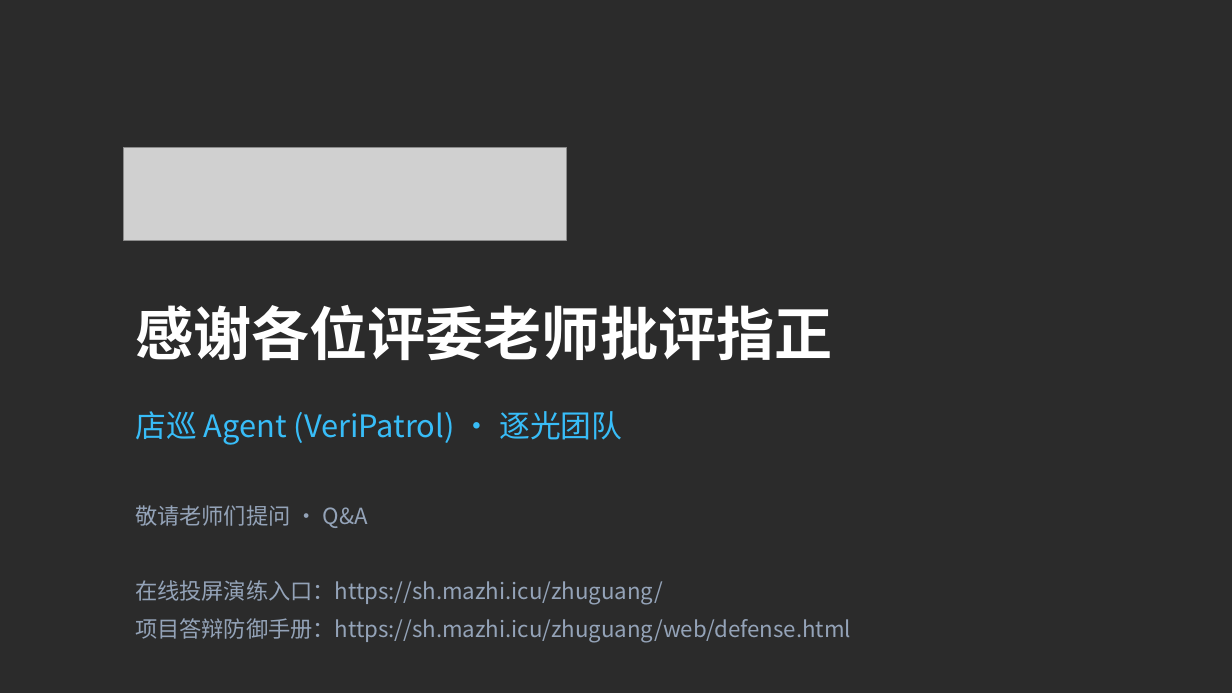
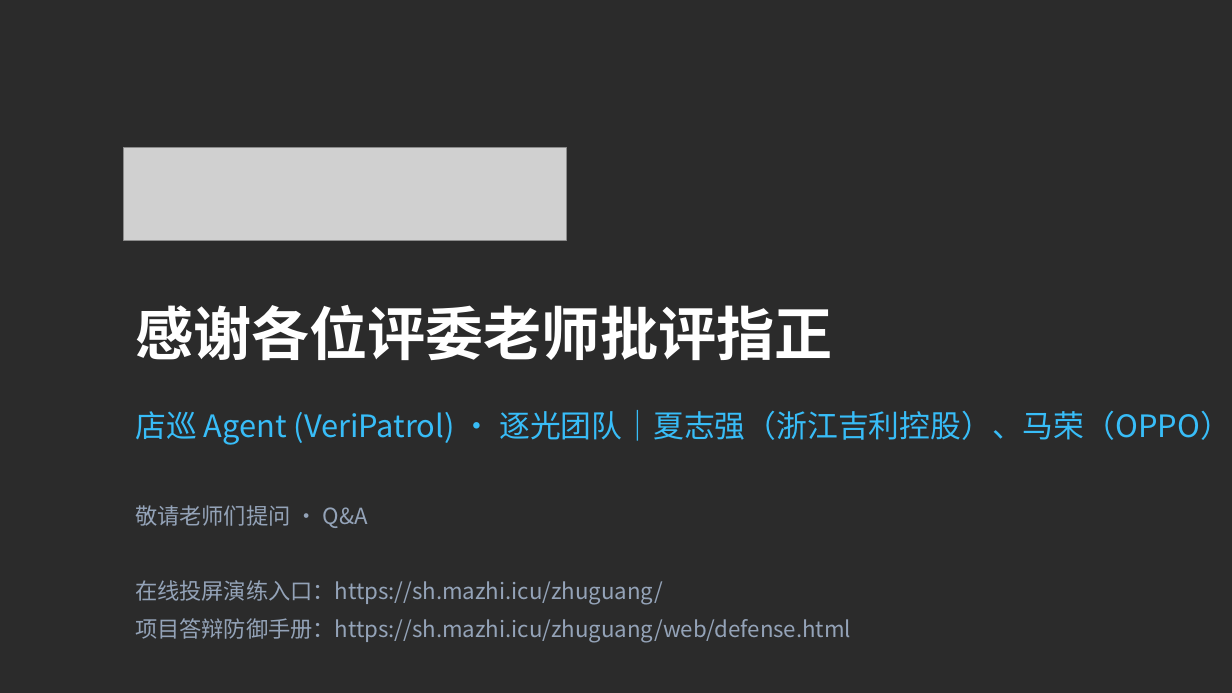
Before and after one commit to marongwork/zhuguang, a slide deck: slide 13 of ppt/店巡_VeriPatrol_GOAI2026决赛答辩.pptx. Drawn at 1232x693 pixels with LibreOffice and Linux fonts; fonts in the diff are those of the drawing; grey boxes stand for pictures; background and template pictures are left out; a plain dark background stands for a picture behind light text. Boxes give left, top, right and bottom in pixels: in the first picture for what was removed or moved away, otherwise in the second. Text is boxed around its words. In the diff, an @@ line names an element or a change of style, - is before the commit and + after.

Commit message:
feat(ppt): Option A adopted - strict 10-slide main flow with Appendix Drawer on demand; add company names (Geely, OPPO)

```diff
--- a/ppt/店巡_VeriPatrol_GOAI2026决赛答辩.pptx
+++ b/ppt/店巡_VeriPatrol_GOAI2026决赛答辩.pptx
@@ text at box(135, 410, 1230, 445): text changed @@
-店巡 Agent (VeriPatrol) · 逐光团队
+店巡 Agent (VeriPatrol) · 逐光团队｜夏志强（浙江吉利控股）、马荣（OPPO）
```
Also in this commit, not shown: 2 other files.
